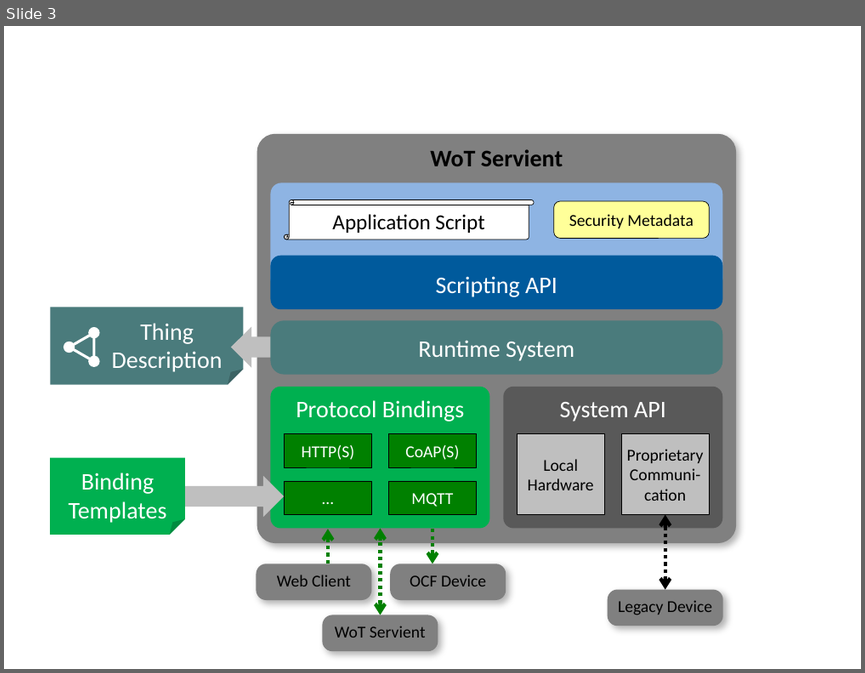
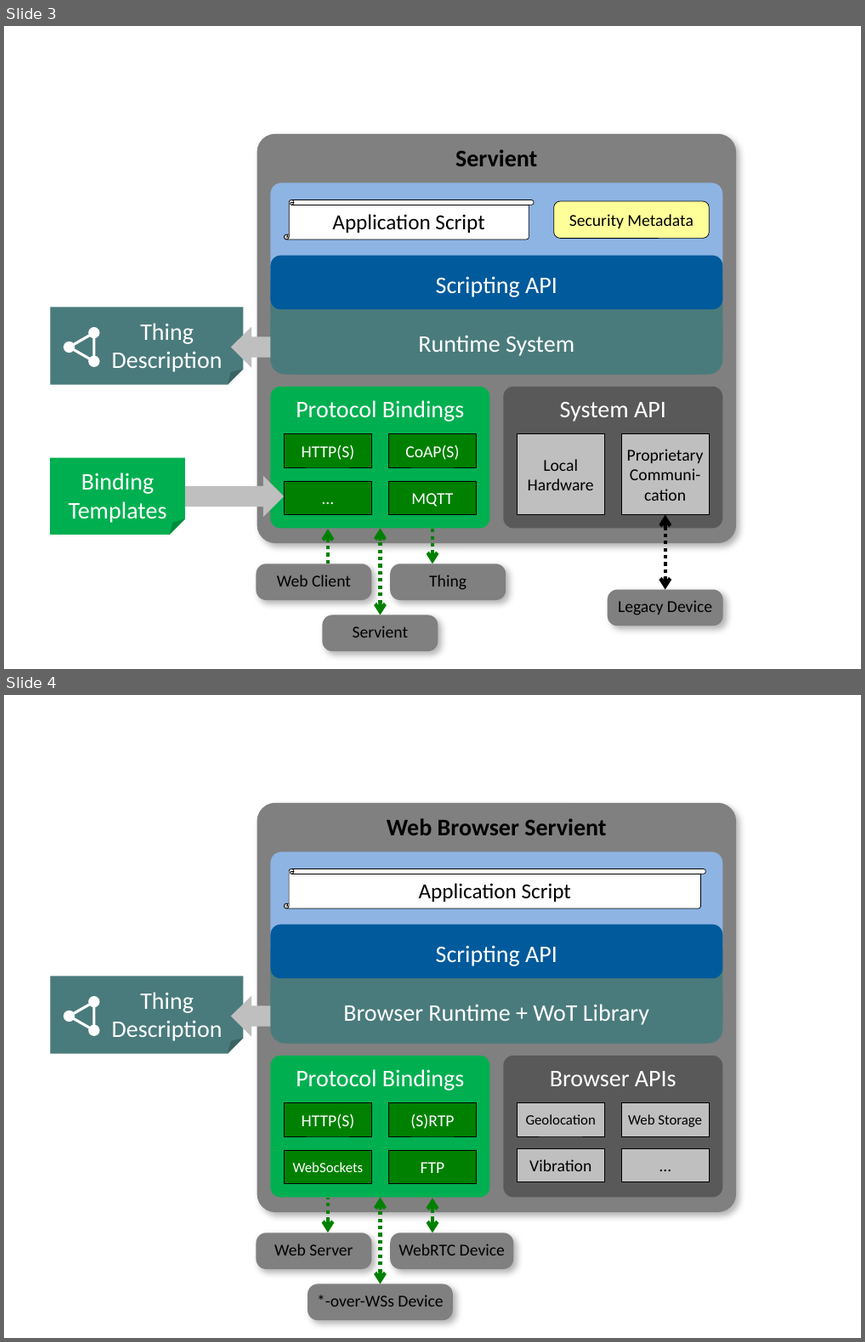
Before and after one commit to w3c/wot-architecture, a slide deck: images/wot-architecture-figures.pptx. Shown one above the other, each under a label of ours: slide 3 before the commit, slides 3 and 4 after it. The pictures are 865x673 and 865x1342 pixels, drawn with LibreOffice and Linux fonts; fonts in the diff are those of the drawing. Boxes give left, top, right and bottom in pixels: in the first picture for what was removed or moved away, otherwise in the second. Text is boxed around its words. In the diff, an @@ line names an element or a change of style, - is before the commit and + after.

```diff
--- a/images/wot-architecture-figures.pptx
+++ b/images/wot-architecture-figures.pptx
@@ slide 4 added at <box>4,695,861,1338</box>, background #FFFFFF @@
@@ rounded rectangle added at <box>256,803,736,1213</box>, fill #808080, 20 pt, text #000000, bold @@
+Web Browser Servient
@@ rounded rectangle added at <box>270,851,723,958</box>, fill #8EB4E3 @@
@@ vertical scroll added at <box>284,869,706,908</box>, fill #FFFFFF, outline #000000 0.5 pt, 18 pt, text #000000 @@
+Application Script
@@ rounded rectangle added at <box>270,941,723,1043</box>, fill #4A7B7C @@
@@ rounded rectangle added at <box>270,925,723,979</box>, fill #005A9C, 20 pt, text #FFFFFF @@
+Scripting API
@@ down arrow added at <box>231,995,279,1037</box>, fill #BFBFBF @@
@@ rounded rectangle added at <box>270,979,723,1043</box>, fill #4A7B7C, 20 pt, text #FFFFFF @@
+Browser Runtime + WoT Library
@@ group added at <box>50,976,243,1054</box>: 3 ellipses, 1 folded corner, 1 triangle @@
+Thing
+Description
@@ rounded rectangle added at <box>270,1055,490,1197</box>, fill #00B050, 20 pt, text #FFFFFF @@
+Protocol Bindings
@@ rounded rectangle added at <box>504,1055,723,1197</box>, fill #595959, 20 pt, text #FFFFFF @@
+Browser APIs
@@ rectangle added at <box>284,1103,371,1136</box>, fill #008000, outline #000000 0.5 pt, 14 pt, text #FFFFFF @@
+HTTP(S)
@@ rectangle added at <box>389,1103,476,1136</box>, fill #008000, outline #000000 0.5 pt, 14 pt, text #FFFFFF @@
+(S)RTP
@@ rectangle added at <box>517,1103,604,1136</box>, fill #BFBFBF, outline #000000 0.5 pt, 12 pt, text #000000 @@
+Geolocation
@@ rectangle added at <box>621,1103,709,1136</box>, fill #BFBFBF, outline #000000 0.5 pt, 12 pt, text #000000 @@
+Web Storage
@@ rectangle added at <box>284,1150,371,1184</box>, fill #008000, outline #000000 0.5 pt, 12 pt, text #FFFFFF @@
+WebSockets
@@ rectangle added at <box>389,1150,476,1184</box>, fill #008000, outline #000000 0.5 pt, 14 pt, text #FFFFFF @@
+FTP
@@ rectangle added at <box>517,1148,604,1182</box>, fill #BFBFBF, outline #000000 0.5 pt, 14 pt, text #000000 @@
+Vibration
@@ rectangle added at <box>621,1148,709,1182</box>, fill #BFBFBF, outline #000000 0.5 pt, 14 pt, text #000000 @@
+…
@@ arrow added from (328, 1198) to (328, 1232), #008000 3 pt dashed @@
@@ double arrow added from (381, 1283) to (381, 1197), #008000 3 pt dashed @@
@@ double arrow added from (432, 1198) to (432, 1232), #008000 3 pt dashed @@
@@ rounded rectangle added at <box>256,1232,371,1268</box>, fill #808080, 14 pt, text #000000 @@
+Web Server
@@ rounded rectangle added at <box>391,1232,514,1268</box>, fill #808080, 14 pt, text #000000 @@
+WebRTC Device
@@ rounded rectangle added at <box>307,1283,452,1320</box>, fill #808080, 14 pt, text #000000 @@
+*-over-WSs Device
@@ slide 3 changed as well @@
@@ text in rounded rectangle at <box>455,149,537,166</box>: text changed @@
-WoT Servient
+Servient
@@ rounded rectangle added at <box>270,272,723,374</box>, fill #4A7B7C @@
@@ rounded rectangle "Runtime System": place and size @@
-rounded rectangle "Runtime System" at <box>270,321,723,374</box>
+rounded rectangle "Runtime System" at <box>270,310,723,374</box>
@@ rounded rectangle "Runtime System" at <box>270,310,723,374</box>: proportions changed @@
@@ text in rounded rectangle at <box>429,574,466,590</box>: text changed @@
-OCF Device
+Thing
@@ text in rounded rectangle at <box>352,625,409,637</box>: text changed @@
-WoT Servient
+Servient
```
Also in this commit, not shown: 10 other slides changed, 1 other slide added, 8 slides removed, 13 other files.
